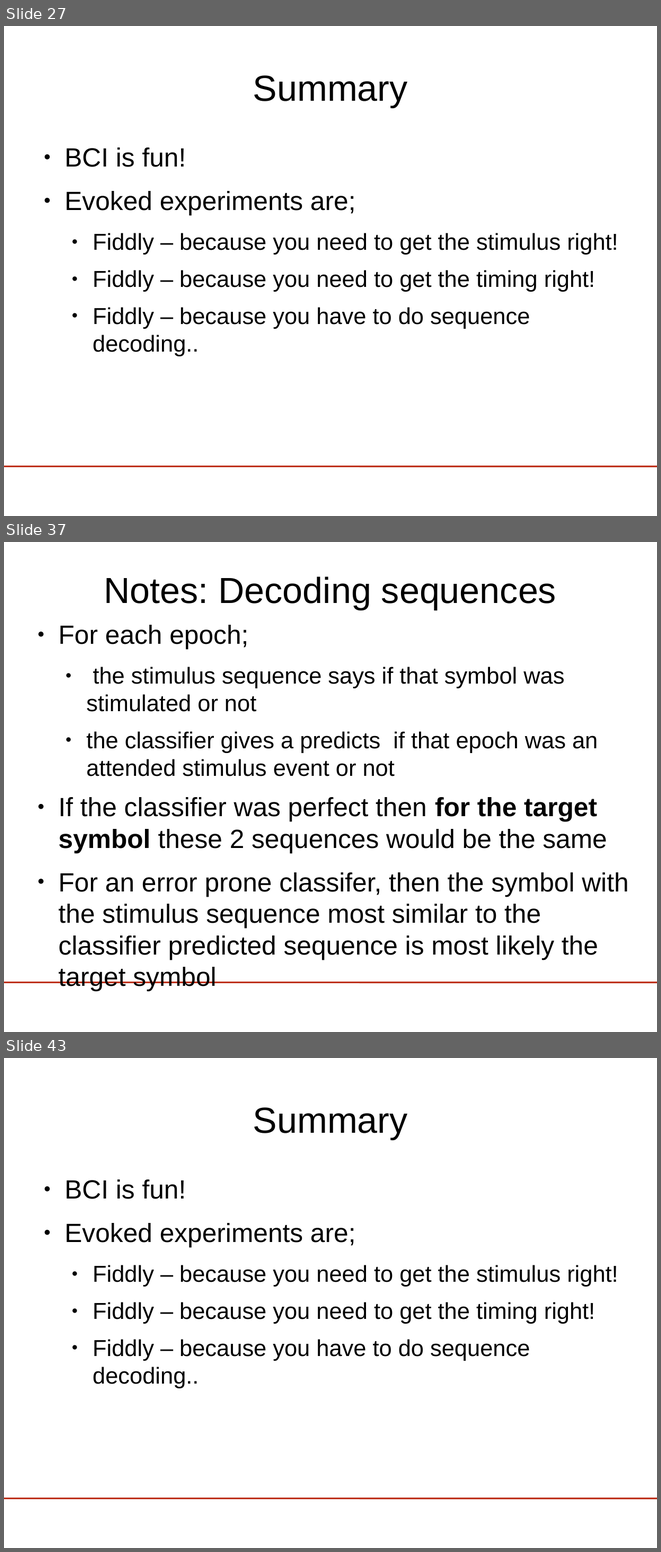
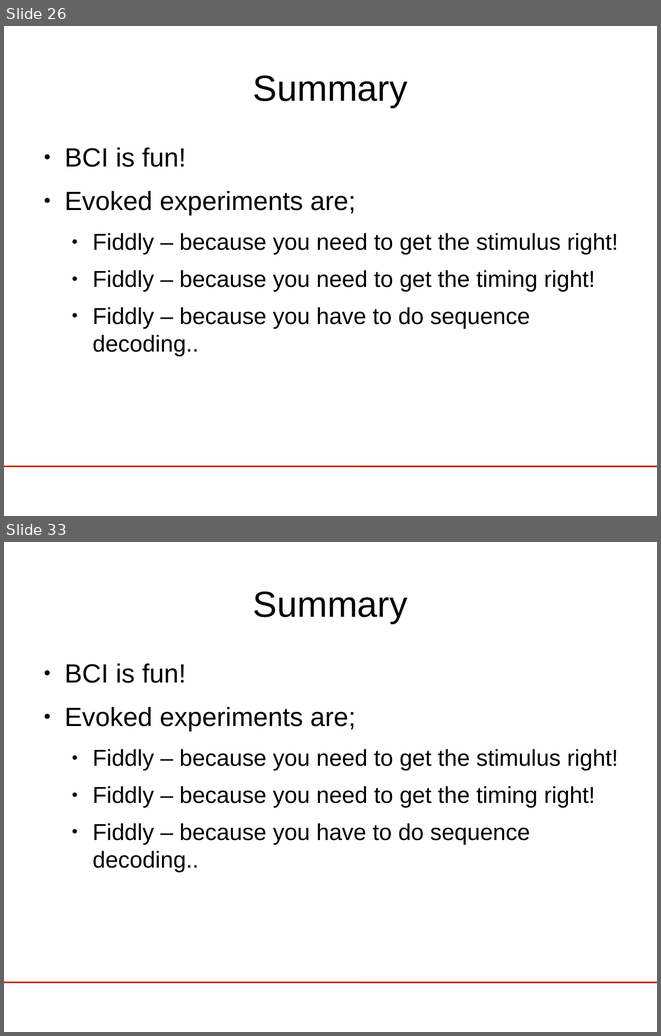
Before and after one commit to riccardosamperna/buffer_bci, a slide deck: tutorial/lect5-visspell/visualSpeller.odp. Shown one above the other, each under a label of ours: slides 27, 37 and 43 before the commit, slides 26 and 33 after it; the slides between them are not shown. The pictures are 661x1552 and 661x1036 pixels, drawn with LibreOffice and Linux fonts; fonts in the diff are those of the drawing; background and template pictures are left out. Boxes give left, top, right and bottom in pixels: in the first picture for what was removed or moved away, otherwise in the second. Text is boxed around its words. In the diff, an @@ line names an element or a change of style, - is before the commit and + after.

```diff
--- a/tutorial/lect5-visspell/visualSpeller.odp
+++ b/tutorial/lect5-visspell/visualSpeller.odp
@@ slide 37 removed at [4,542,657,1032], background #FFFFFF; not listed: 1 template element that a slide beside it also shows @@
@@ title removed at [104,576,556,610] @@
-Notes: Decoding sequences
@@ text removed at [59,625,628,959] @@
-● For each epoch;
-  ● the stimulus sequence says if that symbol was stimulated or not
-  ● the classifier gives a predicts if that epoch was an attended stimulus event or not
-● If the classifier was perfect then for the target symbol these 2 sequences would be the same
-● For an error prone classifer, then the symbol with the stimulus sequence most similar to the classifier predicted sequence is most likely the target symbol
@@ what was slide 27 is now slide 26 @@
@@ what was slide 43 is now slide 33 @@
```
Also in this commit, not shown: 1 slide changed, 6 slides added, 15 other slides removed, 3 other files.
